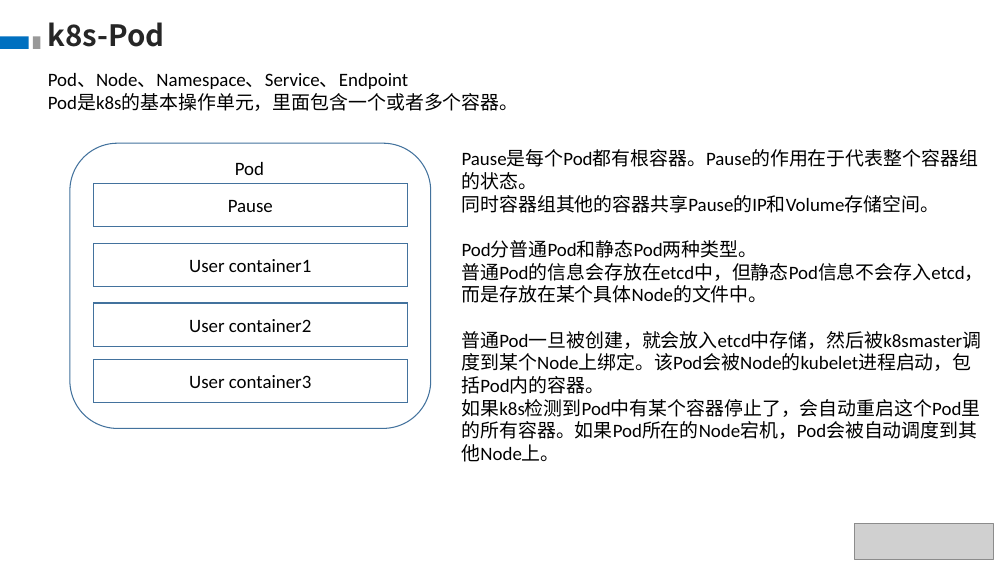
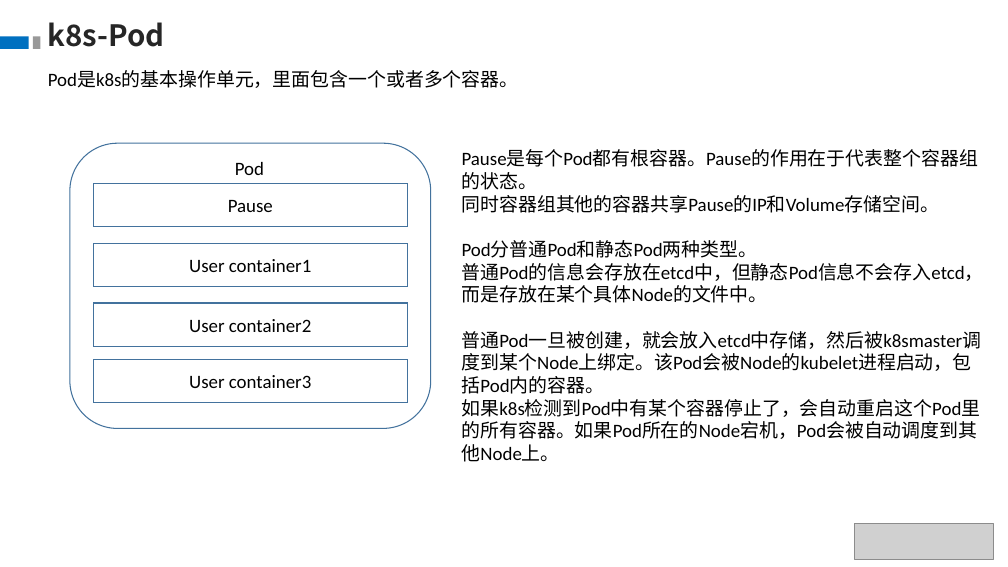
Before and after one commit to theDEADpool/data_structure, a slide deck: slide 4 of k8s.pptx. Drawn at 1008x567 pixels with LibreOffice and Linux fonts; fonts in the diff are those of the drawing; grey boxes stand for pictures. Boxes give left, top, right and bottom in pixels: in the first picture for what was removed or moved away, otherwise in the second. Text is boxed around its words. In the diff, an @@ line names an element or a change of style, - is before the commit and + after.

```diff
--- a/k8s.pptx
+++ b/k8s.pptx
@@ text at bbox=[48, 73, 408, 89]: paragraph removed @@
-Pod、Node、Namespace、Service、Endpoint
```
Also in this commit, not shown: 2 other slides changed, 1 slide added.
